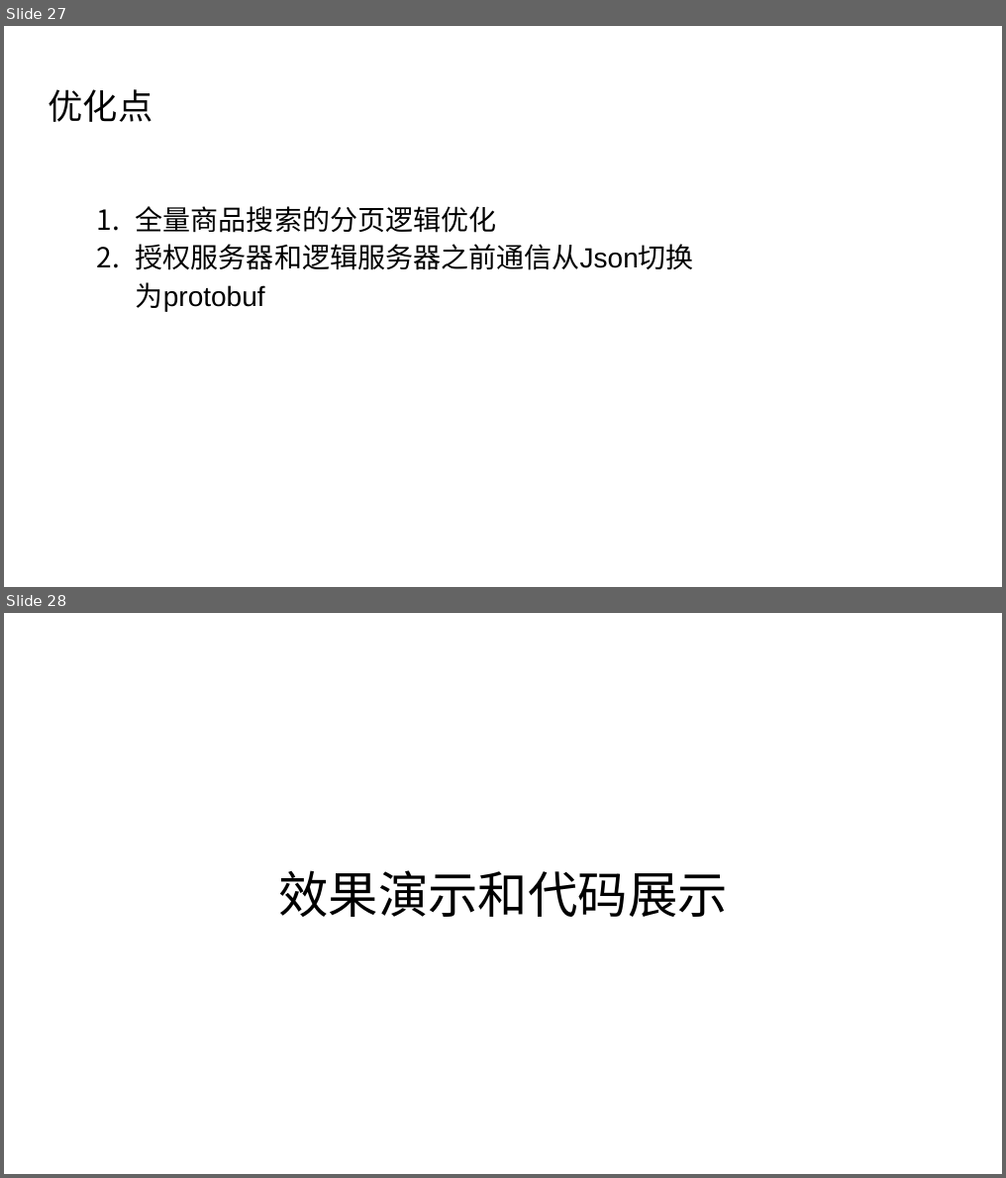
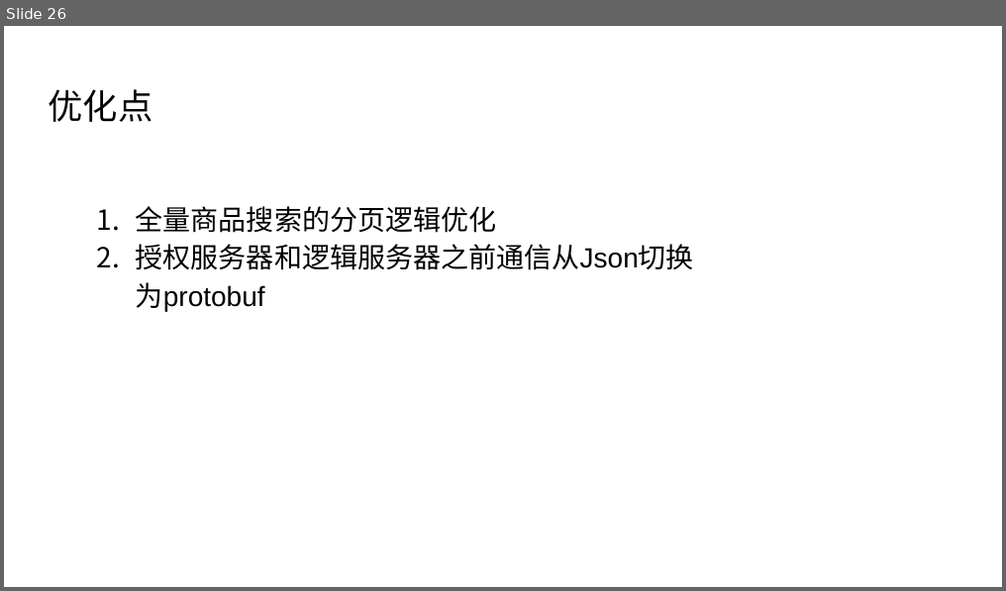
Before and after one commit to Uyouii/minimarket, a slide deck: doc/EntryTask.pptx. Shown one above the other, each under a label of ours: slides 27 and 28 before the commit, slide 26 after it. The pictures are 1006x1178 and 1006x591 pixels, drawn with LibreOffice and Linux fonts; fonts in the diff are those of the drawing. Boxes give left, top, right and bottom in pixels: in the first picture for what was removed or moved away, otherwise in the second. Text is boxed around its words. In the diff, an @@ line names an element or a change of style, - is before the commit and + after.

```diff
--- a/doc/EntryTask.pptx
+++ b/doc/EntryTask.pptx
@@ slide 28 removed at (4,613,1002,1174), background #FFFFFF @@
@@ title removed at (278,870,728,917) @@
-效果演示和代码展示
@@ what was slide 27 is now slide 26 @@
```
Also in this commit, not shown: 1 slide added, 2 other slides removed, 3 other files.
